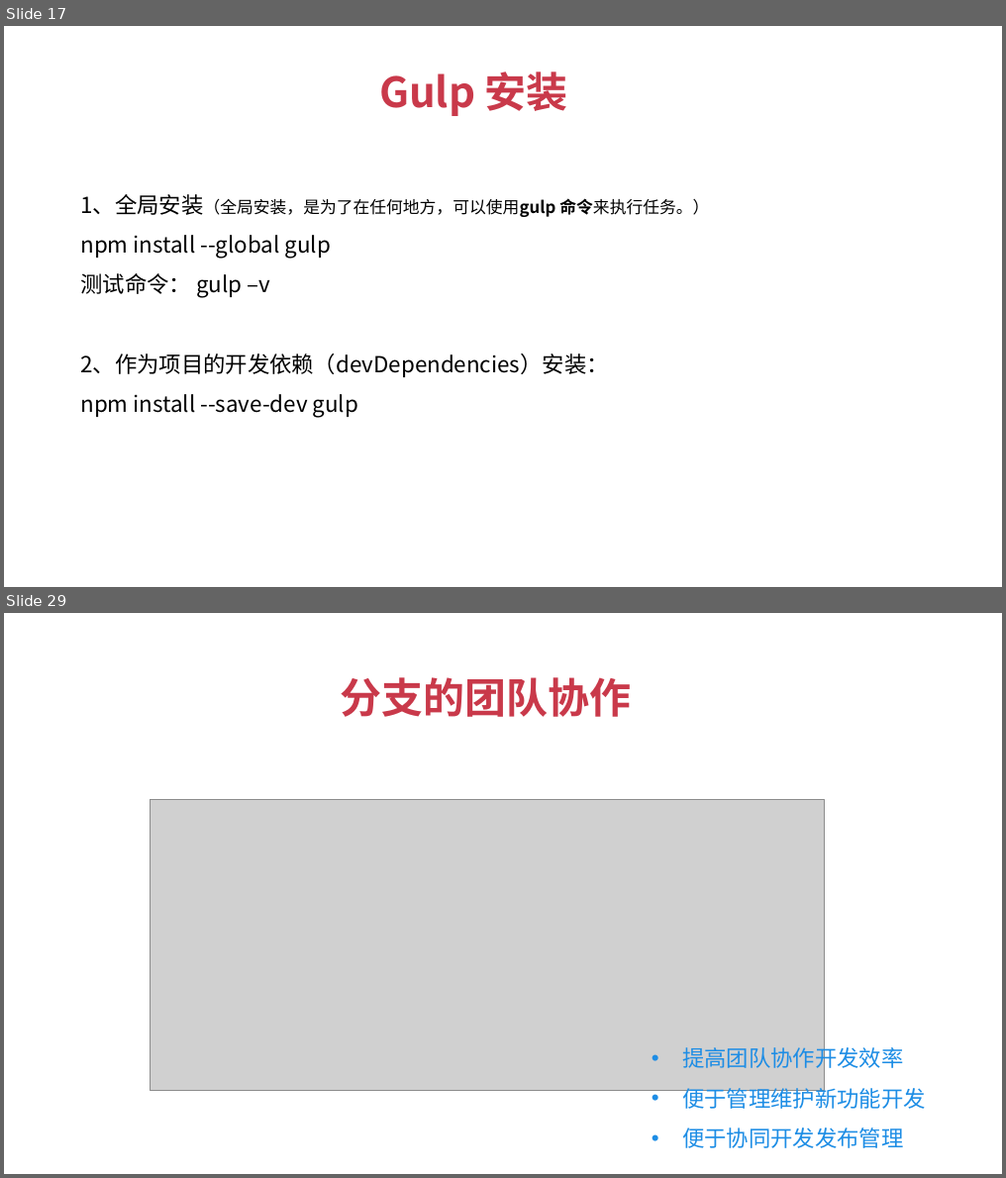
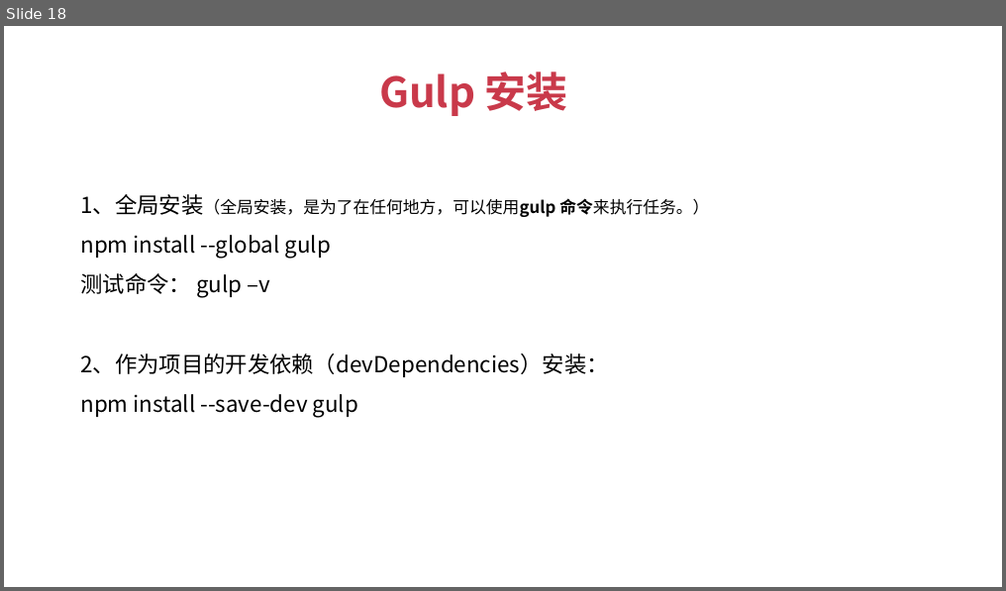
Before and after one commit to JSFFZL/Courseware-PPT, a slide deck: gulp.pptx. Shown one above the other, each under a label of ours: slides 17 and 29 before the commit, slide 18 after it; the slides between them are not shown. The pictures are 1006x1178 and 1006x591 pixels, drawn with LibreOffice and Linux fonts; fonts in the diff are those of the drawing; grey boxes stand for pictures; background and template pictures are left out. Boxes give left, top, right and bottom in pixels: in the first picture for what was removed or moved away, otherwise in the second. Text is boxed around its words. In the diff, an @@ line names an element or a change of style, - is before the commit and + after.

```diff
--- a/gulp.pptx
+++ b/gulp.pptx
@@ slide 29 removed at box(4, 613, 1002, 1174), background #FFFFFF @@
@@ text removed at box(340, 677, 631, 717) @@
-分支的团队协作
@@ picture removed at box(150, 799, 825, 1090) @@
@@ text removed at box(682, 1045, 926, 1149) @@
-• 提高团队协作开发效率
-• 便于管理维护新功能开发
-• 便于协同开发发布管理
@@ what was slide 17 is now slide 18 @@
```
Also in this commit, not shown: 3 slides changed, 5 slides added, 15 other slides removed, 2 other files.
